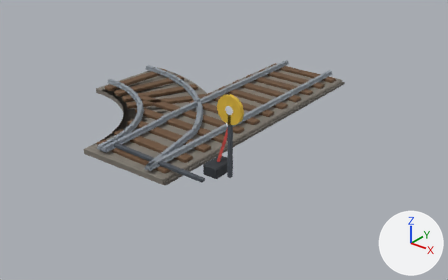
Two versions of the glTF model export/unity/rail_aiguillage_g_devie.glb, one commit apart.
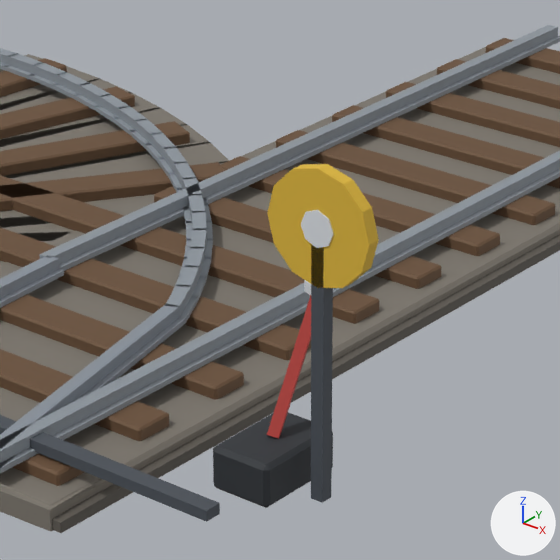
Each version appears first whole from a 50 mm lens placed at (3.64, -4.66, 2.56), pointed at (0.12, -0.25, -0.17), and next in a close-up on the part from 34% to 64% of the width and 19% to 69% of the height. Lighting does not change. The marker at lower right points along +X, +Y and +Z. The first two pictures are the older version. Vertices at exactly the same position are counted once.

The older version as bpy lines, for what is in view:
```python
me_rail_acier_sombre_015 = bpy.data.meshes.new('rail_acier_sombre.015')
me_rail_acier_sombre_015.from_pydata(...)  # a box spanning x -0.3..0.8, y -1.395..-1.355, z 0.089..0.115; a box spanning x 0.86..0.89, y -1.14..-1.11, z 0.052..0.652
me_rail_acier_sombre_015.materials.append(mat_acier_sombre)  # dark grey #4a5058
me_rail_blanc_015 = bpy.data.meshes.new('rail_blanc.015')
me_rail_blanc_015.from_pydata(...)  # an 8-sided cylinder along z spanning x 0.72..0.78, y -1.005..-0.945, z 0.427..0.452; an 8-sided cylinder along y spanning x 0.835..0.915, y -1.143..-1.107, z 0.612..0.692
me_rail_blanc_015.materials.append(mat_blanc)  # white #dfe3e8
me_rail_jaune_007 = bpy.data.meshes.new('rail_jaune.007')
me_rail_jaune_007.from_pydata(...)  # a 12-sided cylinder along y spanning x 0.75..1.0, y -1.14..-1.11, z 0.527..0.777
me_rail_jaune_007.materials.append(mat_jaune)  # yellow #e0b83a
me_rail_rail_031 = bpy.data.meshes.new('rail_rail.031')
me_rail_rail_031.from_pydata(...)  # 640 vertices, 960 faces; spans x -1.51..0.33, y -1.51..1.5, z 0.08..0.12
me_rail_rail_031.materials.append(mat_rail)  # grey #8e969e
ob_rail_acier_sombre_008 = bpy.data.objects.new('rail_acier_sombre.008', me_rail_acier_sombre_015)
ob_rail_acier_sombre_008.location = (0.0, 0.0, 0.0)
ob_rail_blanc_008 = bpy.data.objects.new('rail_blanc.008', me_rail_blanc_015)
ob_rail_blanc_008.location = (0.0, 0.0, 0.0)
ob_rail_jaune_004 = bpy.data.objects.new('rail_jaune.004', me_rail_jaune_007)
ob_rail_jaune_004.location = (0.0, 0.0, 0.0)
ob_rail_rail_018 = bpy.data.objects.new('rail_rail.018', me_rail_rail_031)
ob_rail_rail_018.location = (0.0, 0.0, 0.0)
# also in view: 'rail_traverse.018' at (-0.52, 0.0, 0.06); 'rail_ballast_sombre.010' at (0.0, 0.0, 0.01); 'rail_rouge.008' at (0.75, -1.05, 0.29); 'rail_fonte.008' at (0.75, -1.12, 0.1); 'rail_acier.008' at (0.01, -1.1, 0.1)
```
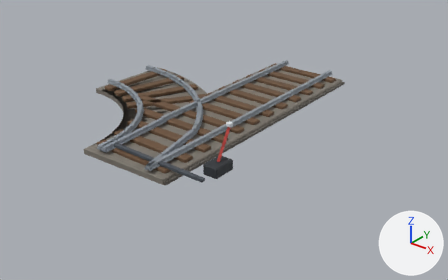
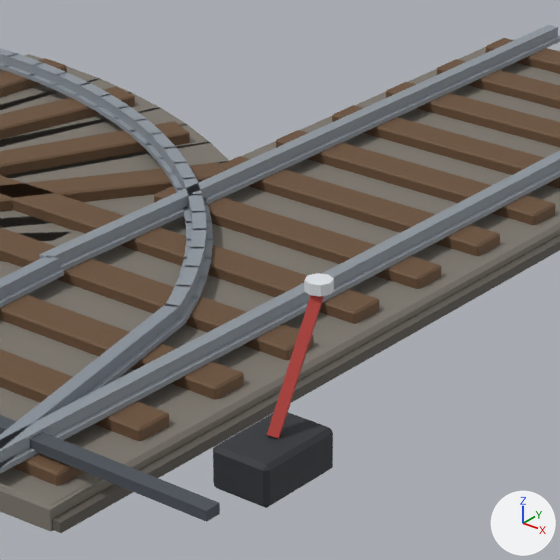
Pixel boxes [x1, y1, x2, y2] of what changed, in the close-ups (560 x 560 px):
'rail_jaune.004', deleted (yellow): before [267, 164, 379, 288]
'rail_acier_sombre.008', reshaped: before [0, 247, 333, 522]; after [0, 415, 220, 522]
'rail_blanc.008', reshaped: before [301, 210, 334, 295]; after [304, 273, 334, 296]
part 1 of me_rail_acier_sombre_015, deleted: before [311, 247, 333, 503]
part 2 of me_rail_blanc_015, deleted: before [301, 210, 334, 248]

Diff of the bpy script that builds the scene:
```diff
--- a/export/unity/rail_aiguillage_g_devie.glb.py
+++ b/export/unity/rail_aiguillage_g_devie.glb.py
@@ me_rail_acier_sombre_015 @@
 # used by ob_rail_acier_sombre_008; location = (0.0, 0.0, 0.0)
-me_rail_acier_sombre_015.from_pydata(...)  # 16 vertices, 24 faces; spans x -0.3..0.89, y -1.395..-1.11, z 0.052..0.652
+me_rail_acier_sombre_015.from_pydata(...)  # 8 vertices, 12 faces; spans x -0.3..0.8, y -1.395..-1.355, z 0.089..0.115
+# me_rail_acier_sombre_015 part 1: the loose piece of 8 vertices spanning x 0.86..0.89, y -1.14..-1.11, z 0.052..0.652 is deleted
 me_rail_acier_sombre_015.materials.append(mat_acier_sombre)
@@ me_rail_blanc_015 @@
 # used by ob_rail_blanc_008; location = (0.0, 0.0, 0.0)
-me_rail_blanc_015.from_pydata(...)  # 32 vertices, 56 faces; spans x 0.72..0.915, y -1.143..-0.945, z 0.427..0.692
+me_rail_blanc_015.from_pydata(...)  # 16 vertices, 28 faces; spans x 0.72..0.78, y -1.005..-0.945, z 0.427..0.452
+# me_rail_blanc_015 part 2: the loose piece of 16 vertices spanning x 0.835..0.915, y -1.143..-1.107, z 0.612..0.692 is deleted
 me_rail_blanc_015.materials.append(mat_blanc)
@@ ob_rail_jaune_004 @@
-ob_rail_jaune_004 = bpy.data.objects.new('rail_jaune.004', me_rail_jaune_007)
-ob_rail_jaune_004.location = (0.0, 0.0, 0.0)
```
